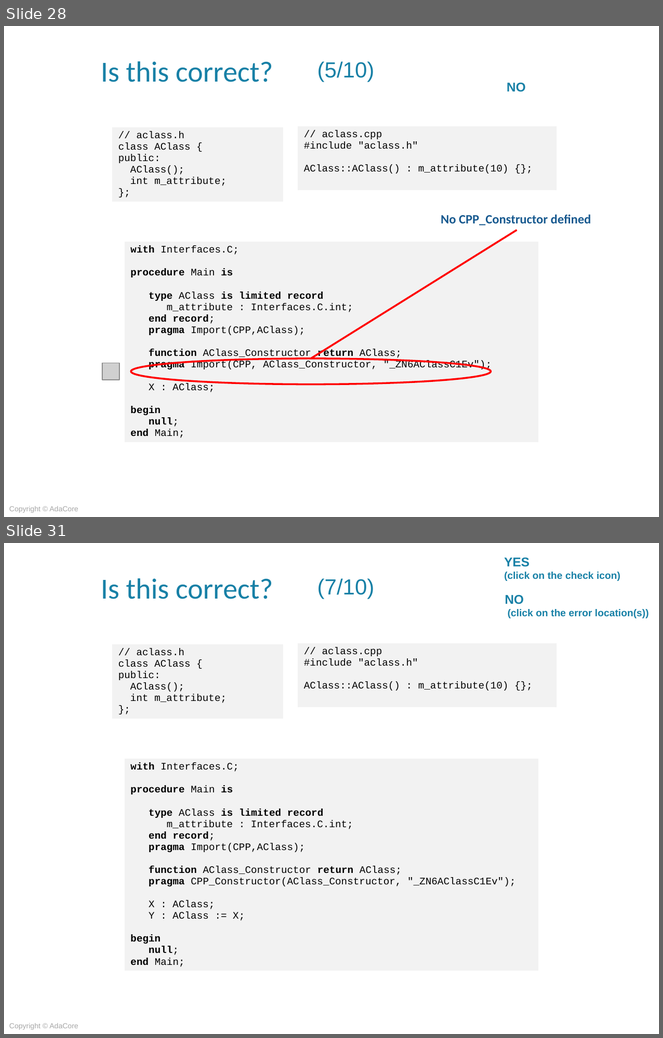
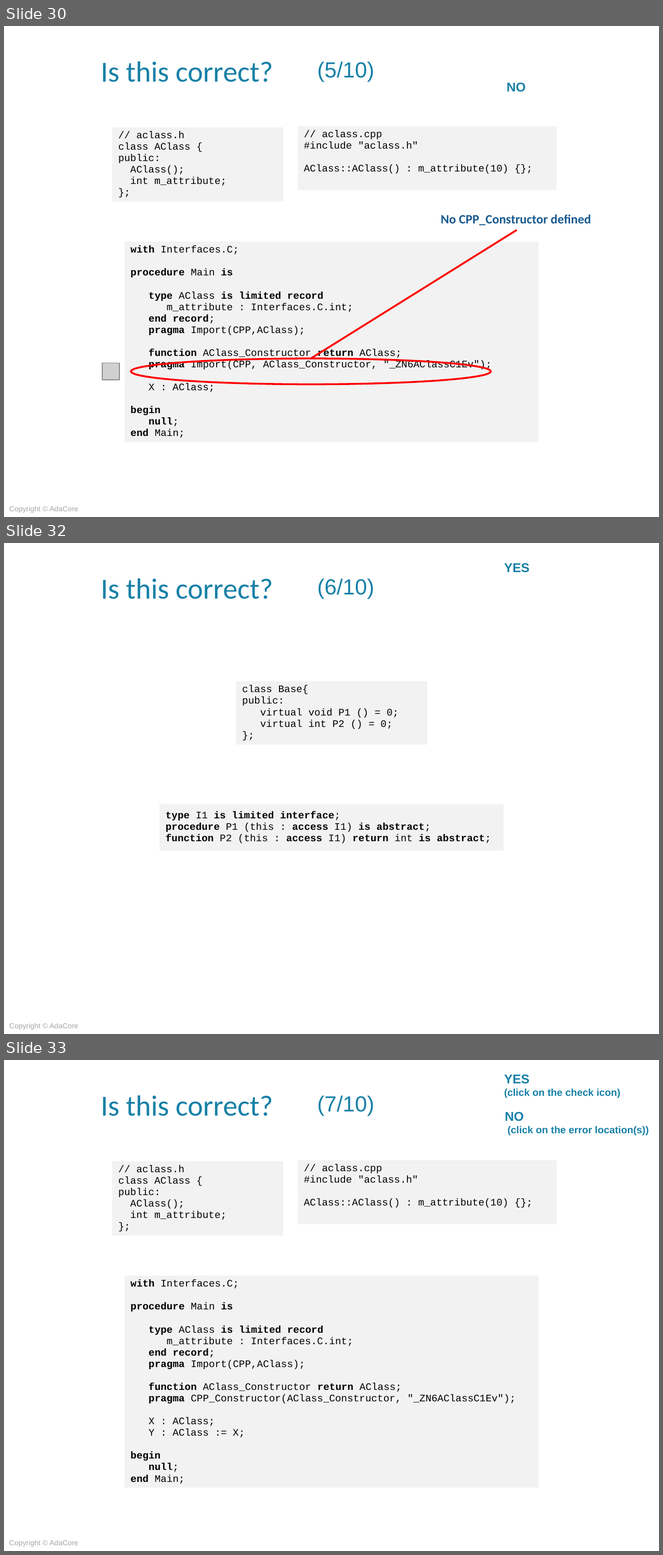
Before and after one commit to AdaCoreU/Courses, a slide deck: lectures/04_Mixed_Language_Programming_In_Ada/03_Ada_and_C++/Slides/03_Ada_and_C++.pptx. Shown one above the other, each under a label of ours: slides 28 and 31 before the commit, slides 30, 32 and 33 after it; the slides between them are not shown. The pictures are 663x1038 and 663x1555 pixels, drawn with LibreOffice and Linux fonts; fonts in the diff are those of the drawing; grey boxes stand for pictures; background and template pictures are left out. Boxes give left, top, right and bottom in pixels: in the first picture for what was removed or moved away, otherwise in the second. Text is boxed around its words. In the diff, an @@ line names an element or a change of style, - is before the commit and + after.

```diff
--- a/lectures/04_Mixed_Language_Programming_In_Ada/03_Ada_and_C++/Slides/03_Ada_and_C++.pptx
+++ b/lectures/04_Mixed_Language_Programming_In_Ada/03_Ada_and_C++/Slides/03_Ada_and_C++.pptx
@@ slide 32 added at (4, 543, 659, 1034), background picture (left out); not listed: 2 template elements that a slide beside it also shows @@
@@ text added at (504, 563, 530, 573), 14 pt, text #1780A6, bold @@
+YES
@@ title added at (318, 578, 375, 599), 24 pt, text #1780A6 @@
+(6/10)
@@ table added at (236, 681, 428, 748), 1 rows, 1 columns @@
+class Base{ / public: / virtual void P1 () = 0; / virtual int P2 () = 0; / };
@@ table added at (159, 805, 504, 851), 1 rows, 1 columns @@
+type I1 is limited interface; / procedure P1 (this : access I1) is abstract; / function P2 (this : access I1) return int is abstract;
@@ what was slide 28 is now slide 30 @@
@@ what was slide 31 is now slide 33 @@
```
Also in this commit, not shown: 8 other slides added, 7 slides removed, 1 other file.
